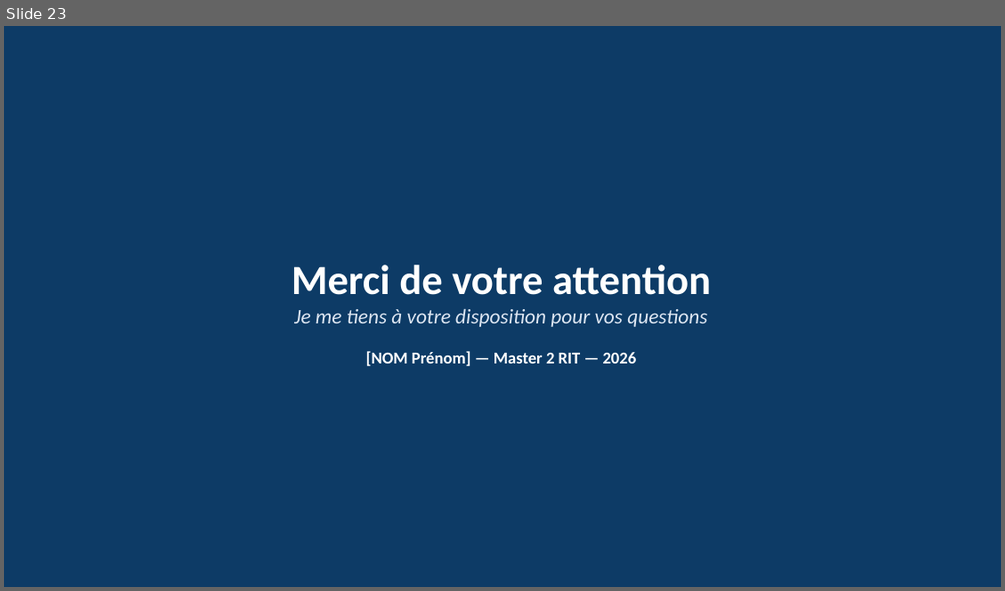
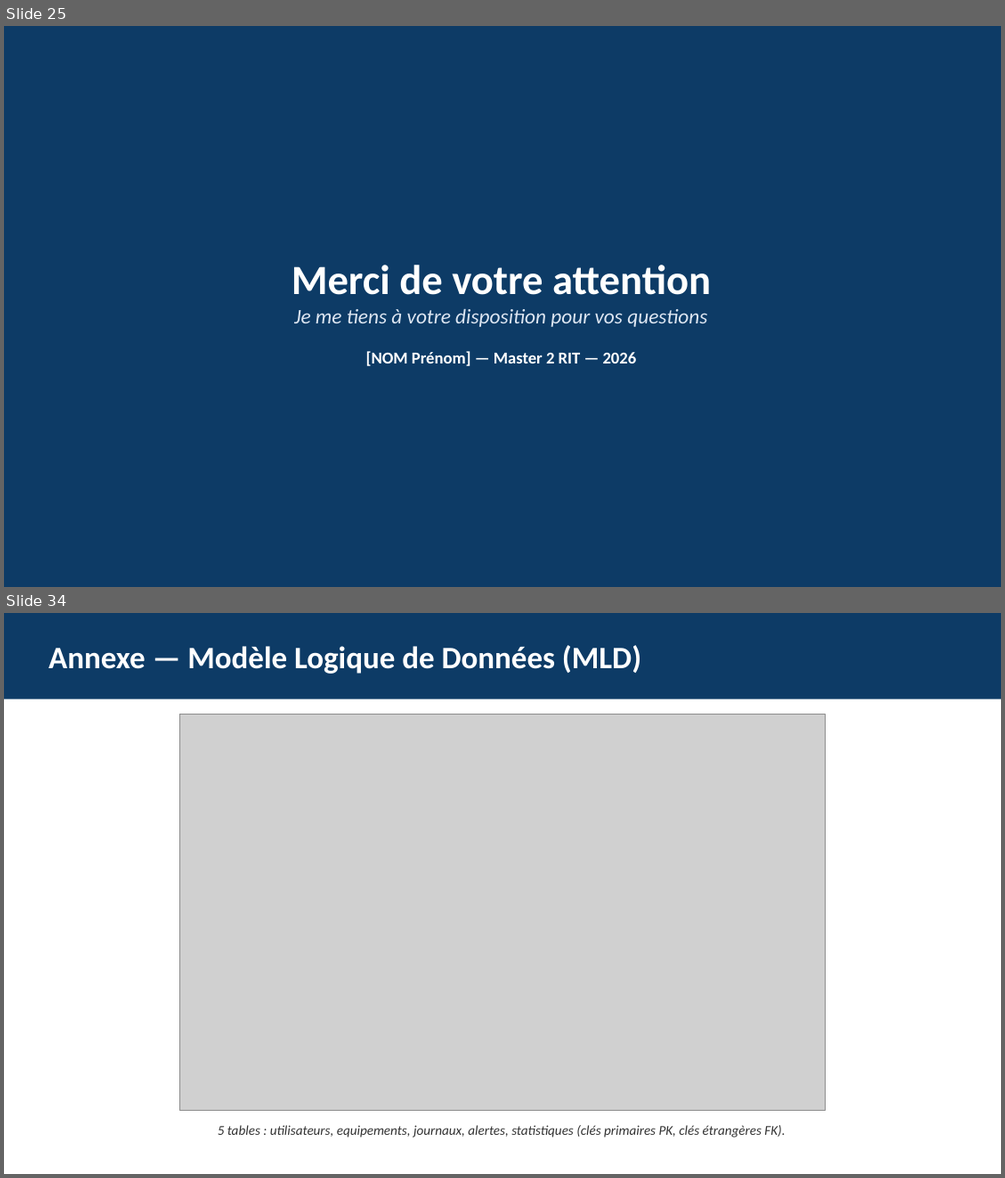
Before and after one commit to esperanceykouassi-bit/Supervision-reseau, a slide deck: soutenance/presentation-projet.pptx. Shown one above the other, each under a label of ours: slide 23 before the commit, slides 25 and 34 after it; the slides between them are not shown. The pictures are 1005x591 and 1005x1178 pixels, drawn with LibreOffice and Linux fonts; fonts in the diff are those of the drawing; grey boxes stand for pictures. Boxes give left, top, right and bottom in pixels: in the first picture for what was removed or moved away, otherwise in the second. Text is boxed around its words. In the diff, an @@ line names an element or a change of style, - is before the commit and + after.

```diff
--- a/soutenance/presentation-projet.pptx
+++ b/soutenance/presentation-projet.pptx
@@ slide 34 added at (4,613,1001,1174), background #FFFFFF @@
@@ rectangle added at (4,613,1001,699), fill #0D3B66 @@
@@ text added at (48,645,641,674), 30 pt, text #FFFFFF, bold @@
+Annexe — Modèle Logique de Données (MLD)
@@ picture added at (180,714,825,1111) @@
@@ text added at (218,1125,785,1137), 13 pt, text #333333, italic @@
+5 tables : utilisateurs, equipements, journaux, alertes, statistiques (clés primaires PK, clés étrangères FK).
@@ what was slide 23 is now slide 25 @@
```
Also in this commit, not shown: 1 slide changed, 10 other slides added, 19 other files.
